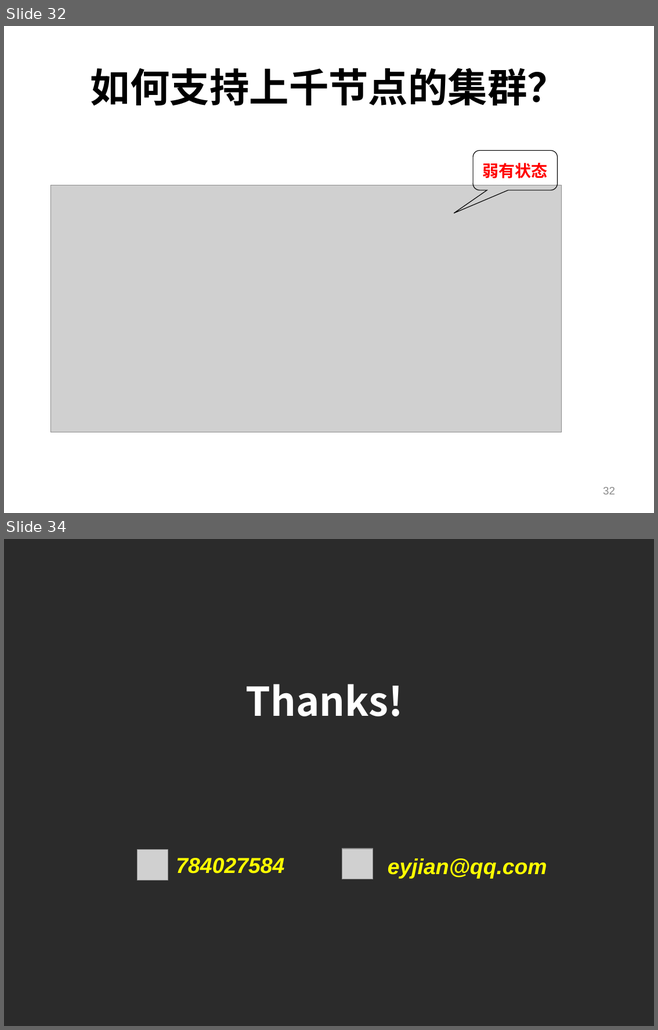
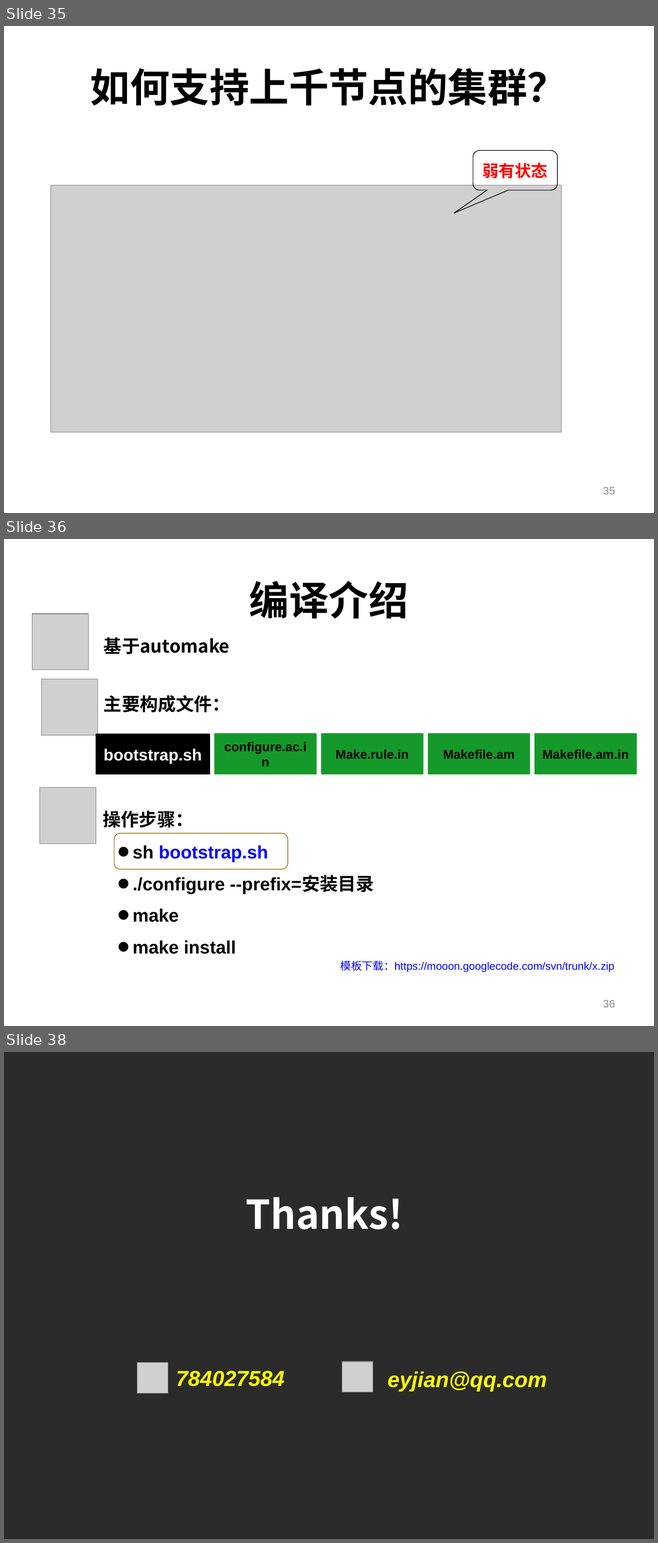
Before and after one commit to shtzr840329/mooon, a slide deck: applications/lightfs/doc/portableDFS-便携式分布式文件系统.ppt. Shown one above the other, each under a label of ours: slides 32 and 34 before the commit, slides 35, 36 and 38 after it; the slides between them are not shown. The pictures are 658x1030 and 658x1543 pixels, drawn with LibreOffice and Linux fonts; fonts in the diff are those of the drawing; grey boxes stand for pictures; background and template pictures are left out; a plain dark background stands for a picture behind light text. Boxes give left, top, right and bottom in pixels: in the first picture for what was removed or moved away, otherwise in the second. Text is boxed around its words. In the diff, an @@ line names an element or a change of style, - is before the commit and + after.

```diff
--- a/applications/lightfs/doc/portableDFS-便携式分布式文件系统.ppt
+++ b/applications/lightfs/doc/portableDFS-便携式分布式文件系统.ppt
@@ slide 36 added at bbox=[4, 539, 654, 1026], background picture (left out) @@
@@ text added at bbox=[249, 581, 408, 619], 44 pt, text #000000, bold @@
+编译介绍
@@ picture added at bbox=[32, 614, 89, 669] @@
@@ text added at bbox=[104, 637, 230, 654], 20 pt, text #000000, bold @@
+基于automake
@@ picture added at bbox=[41, 679, 97, 735] @@
@@ text added at bbox=[104, 695, 230, 712], 20 pt, text #000000, bold @@
+主要构成文件：
@@ rectangle added at bbox=[96, 734, 210, 775], fill #000000, 18 pt, text #FFFFFF, bold @@
+bootstrap.sh
@@ rectangle added at bbox=[215, 733, 317, 774], fill #15992A, 14 pt, text #000000, bold @@
+configure.ac.in
@@ rectangle added at bbox=[321, 733, 423, 774], fill #15992A, 14 pt, text #000000, bold @@
+Make.rule.in
@@ rectangle added at bbox=[427, 733, 529, 774], fill #15992A, 14 pt, text #000000, bold @@
+Makefile.am
@@ rectangle added at bbox=[534, 733, 636, 774], fill #15992A, 14 pt, text #000000, bold @@
+Makefile.am.in
@@ picture added at bbox=[40, 788, 96, 844] @@
@@ text added at bbox=[103, 810, 194, 828], 20 pt, text #000000, bold @@
+操作步骤：
@@ rounded rectangle added at bbox=[114, 833, 288, 869], outline #996600 0.74 pt @@
@@ text added at bbox=[133, 845, 268, 863], 20 pt, text #0000FF, bold @@
+• sh bootstrap.sh
@@ text added at bbox=[133, 876, 374, 894], 20 pt, text #000000, bold @@
+• ./configure --prefix=安装目录
@@ text added at bbox=[133, 908, 179, 922], 20 pt, text #000000, bold @@
+• make
@@ text added at bbox=[133, 940, 236, 954], 20 pt, text #000000, bold @@
+• make install
@@ text added at bbox=[340, 961, 614, 972], 12 pt, text #0000FF @@
+模板下载：https://mooon.googlecode.com/svn/trunk/x.zip
@@ page number added at bbox=[603, 1000, 615, 1008], 12 pt, text #898989 @@
+36
@@ what was slide 32 is now slide 35 @@
@@ page number at bbox=[603, 487, 615, 495]: text changed @@
-32
+35
@@ what was slide 34 is now slide 38 @@
```
Also in this commit, not shown: 12 slides changed, 7 other slides added, 4 slides removed.
